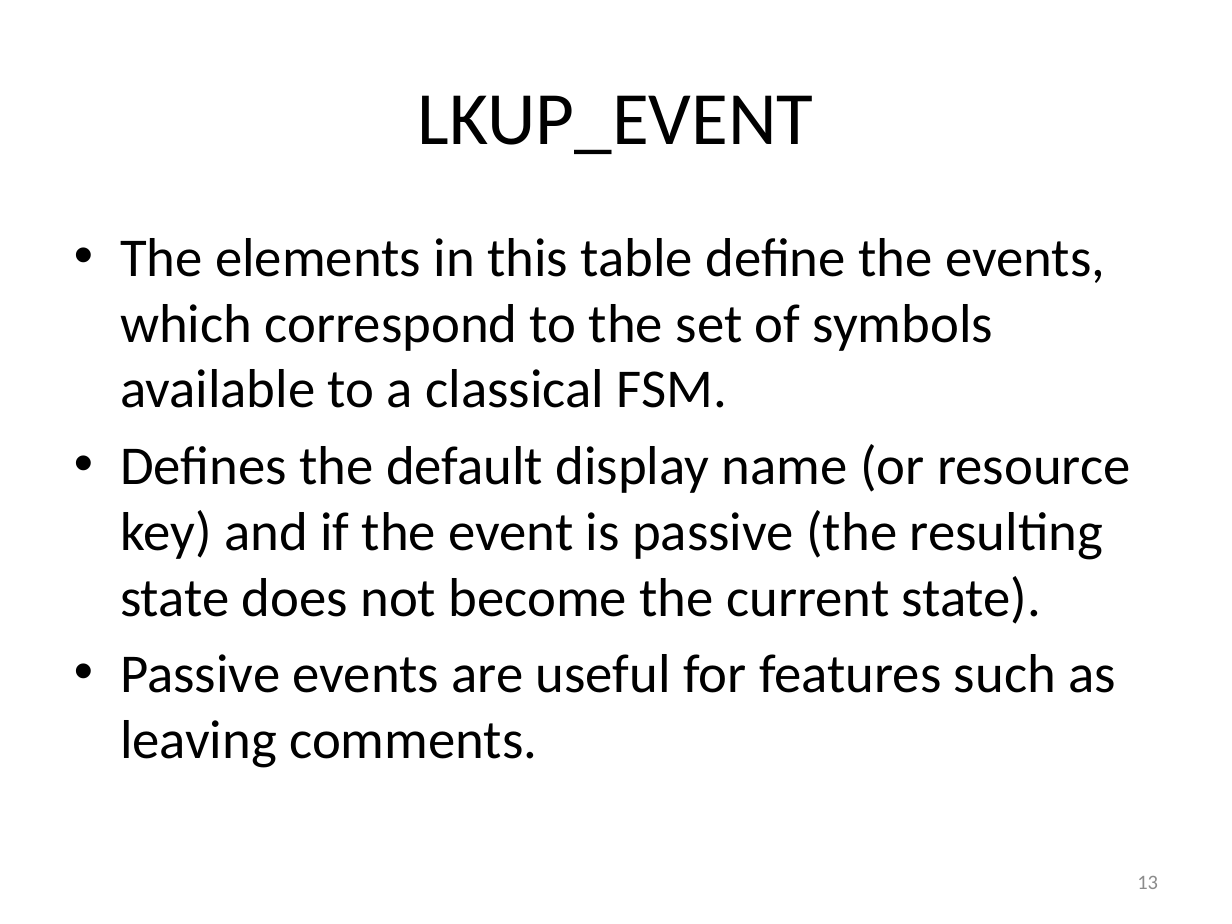
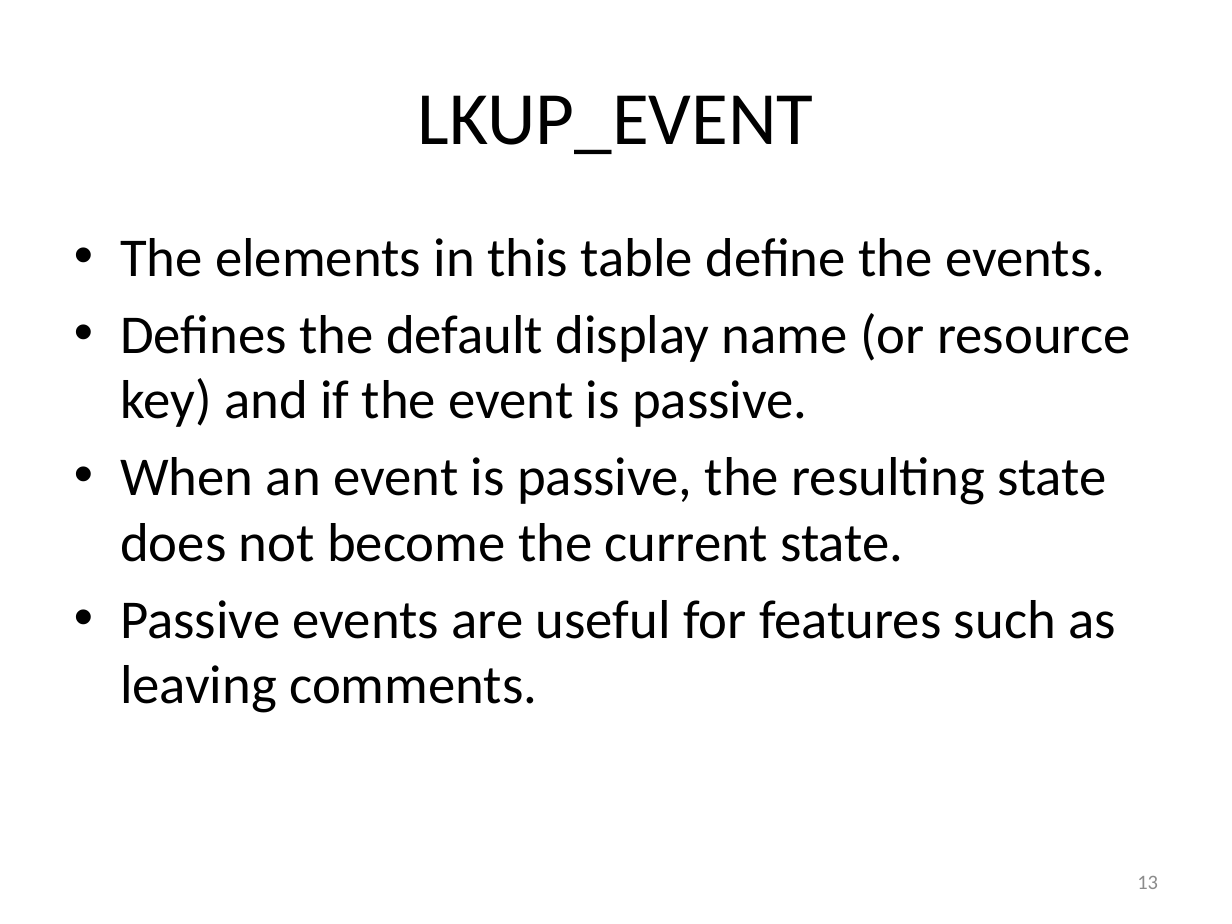
Before and after one commit to RichardRoda/DFA-Workflow-Model, a slide deck: slide 13 of Modeling Workflows with Event Driven DFA.pptx. Drawn at 1232x924 pixels with LibreOffice and Linux fonts; fonts in the diff are those of the drawing. Boxes give left, top, right and bottom in pixels: in the first picture for what was removed or moved away, otherwise in the second. Text is boxed around its words. In the diff, an @@ line names an element or a change of style, - is before the commit and + after.

```diff
--- a/Modeling Workflows with Event Driven DFA.pptx
+++ b/Modeling Workflows with Event Driven DFA.pptx
@@ text at <box>120,238,1130,562</box>: text changed @@
-• The elements in this table define the events, which correspond to the set of symbols available to a classical FSM.
-• Defines the default display name (or resource key) and if the event is passive (the resulting state does not become the current state).
+• The elements in this table define the events.
+• Defines the default display name (or resource key) and if the event is passive.
+• When an event is passive, the resulting state does not become the current state.
```
Also in this commit, not shown: 3 other slides changed, 1 other file.
